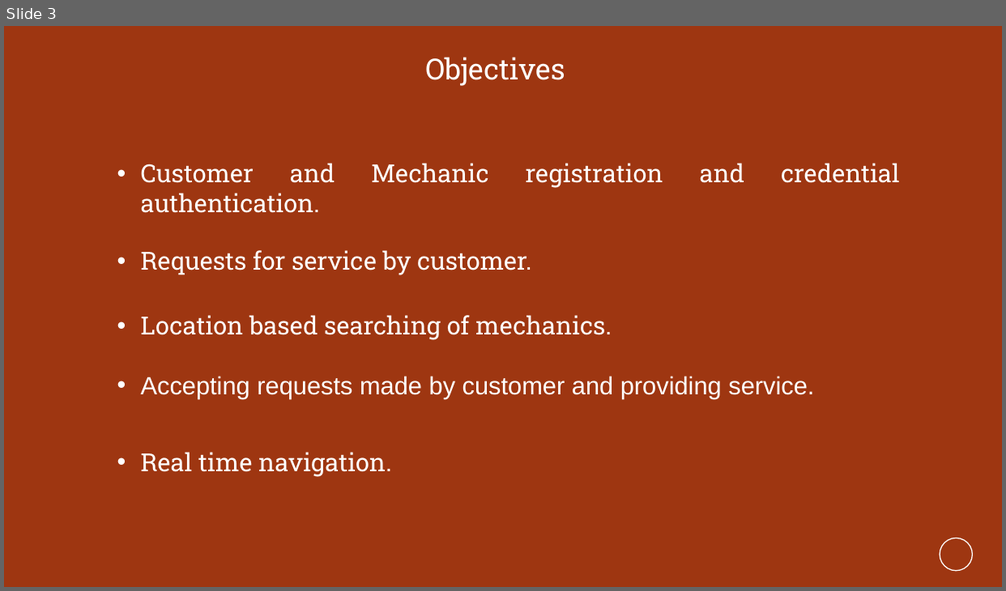
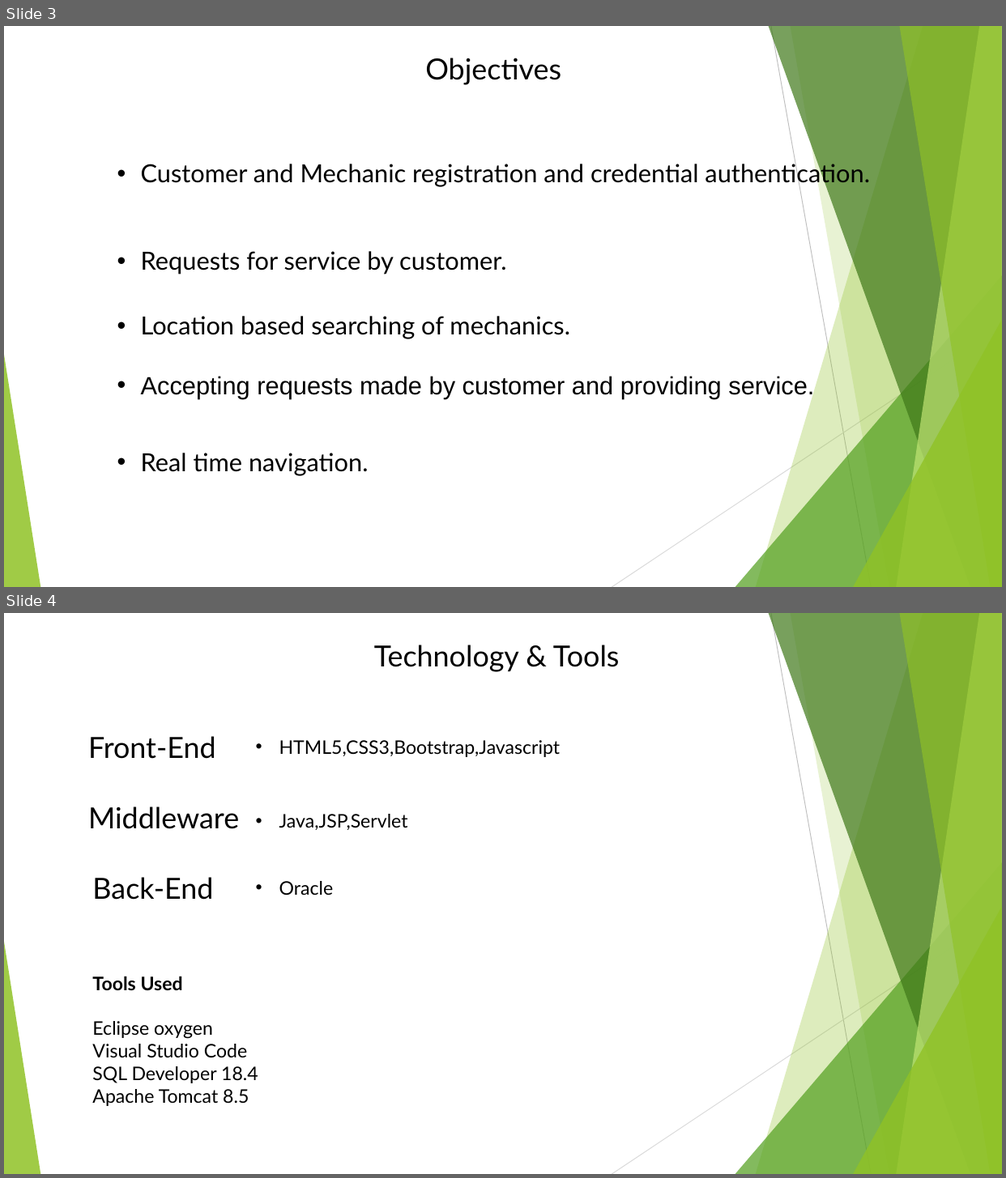
Before and after one commit to sameer-59/ReportContent, a slide deck: On Road PPT.pptx. Shown one above the other, each under a label of ours: slide 3 before the commit, slides 3 and 4 after it. The pictures are 1006x591 and 1006x1178 pixels, drawn with LibreOffice and Linux fonts; fonts in the diff are those of the drawing; background and template pictures are left out. Boxes give left, top, right and bottom in pixels: in the first picture for what was removed or moved away, otherwise in the second. Text is boxed around its words. In the diff, an @@ line names an element or a change of style, - is before the commit and + after.

```diff
--- a/On Road PPT.pptx
+++ b/On Road PPT.pptx
@@ slide 4 added at <box>4,613,1002,1174</box>, background #FFFFFF; not listed: 10 template elements that a slide beside it also shows @@
@@ text added at <box>374,645,620,672</box>, 28 pt, text #000000 @@
+Technology & Tools
@@ text added at <box>88,736,216,759</box>, 28 pt, text #000000 @@
+Front-End
@@ text added at <box>279,740,560,757</box>, 18 pt, text #000000 @@
+• HTML5,CSS3,Bootstrap,Javascript
@@ text added at <box>88,807,239,829</box>, 28 pt, text #000000 @@
+Middleware
@@ text added at <box>279,814,408,830</box>, 18 pt, text #000000 @@
+• Java,JSP,Servlet
@@ text added at <box>92,877,213,900</box>, 28 pt, text #000000 @@
+Back-End
@@ text added at <box>279,881,334,895</box>, 18 pt, text #000000 @@
+• Oracle
@@ text added at <box>92,976,258,1106</box>, 18 pt, text #000000 @@
+Tools Used
+Eclipse oxygen
+Visual Studio Code
+SQL Developer 18.4
+Apache Tomcat 8.5
@@ slide 3 changed as well @@
@@ background #9E3611 to #FFFFFF @@
@@ text "Accepting requests made by customer ..." at <box>141,376,814,399</box>: text colour #FFFFFF to #000000 @@
@@ group added at <box>4,26,1002,587</box>: 5 freeform shapes, 3 triangles, 2 lines @@
@@ font Roboto Slab to Lato, text colour #FFFFFF to #000000 in 5 elements at <box>425,58,561,85</box>, <box>141,161,870,188</box>, <box>141,251,507,275</box>, <box>141,316,570,339</box>, <box>141,453,368,476</box> @@
@@ ellipse removed at <box>940,538,973,571</box> @@
```
Also in this commit, not shown: 2 other slides changed, 7 other slides added.
